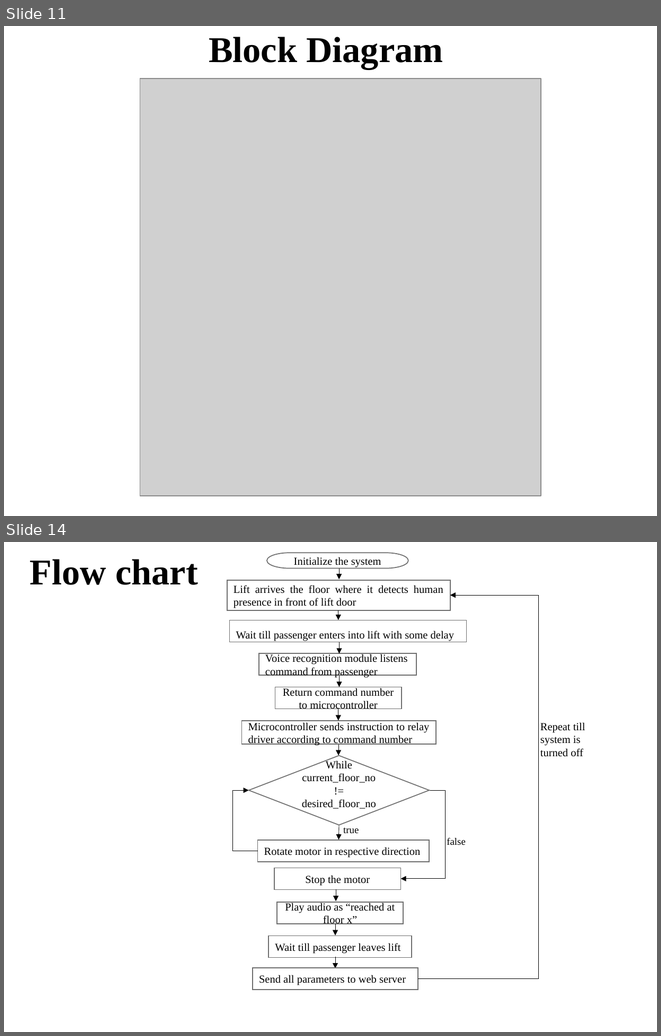
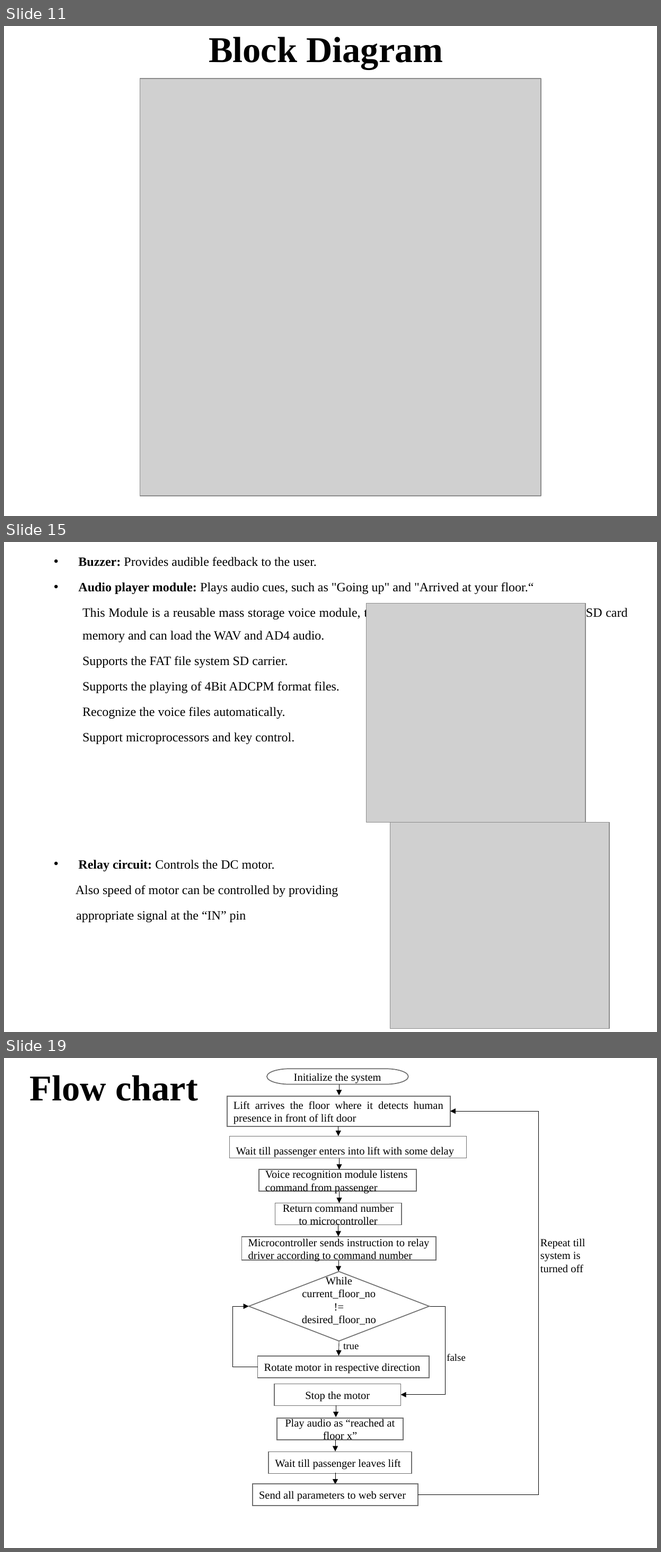
Before and after one commit to OnkarWaman/Voice-Operated-Lift, a slide deck: 5) Stage-I PPT/our ppt.pptx. Shown one above the other, each under a label of ours: slides 11 and 14 before the commit, slides 11, 15 and 19 after it; the slides between them are not shown. The pictures are 661x1036 and 661x1552 pixels, drawn with LibreOffice and Linux fonts; fonts in the diff are those of the drawing; grey boxes stand for pictures. Boxes give left, top, right and bottom in pixels: in the first picture for what was removed or moved away, otherwise in the second. Text is boxed around its words. In the diff, an @@ line names an element or a change of style, - is before the commit and + after.

```diff
--- a/5) Stage-I PPT/our ppt.pptx
+++ b/5) Stage-I PPT/our ppt.pptx
@@ slide 15 added at [4, 542, 657, 1032], background #FFFFFF @@
@@ text added at [76, 557, 627, 922], 14 pt, text #000000 @@
+• Buzzer: Provides audible feedback to the user.
+• Audio player module: Plays audio cues, such as "Going up" and "Arrived at your floor.“
+  This Module is a reusable mass storage voice module, that can plug a maximum capacity of 1GB SD card memory and can load the WAV and AD4 audio.
+  Supports the FAT file system SD carrier.
+  Supports the playing of 4Bit ADCPM format files.
+  Recognize the voice files automatically.
+  Support microprocessors and key control.
+• Relay circuit: Controls the DC motor.
+Also speed of motor can be controlled by providing
+appropriate signal at the “IN” pin
@@ picture added at [367, 603, 585, 822] @@
@@ picture added at [390, 822, 609, 1029] @@
@@ what was slide 14 is now slide 19 @@
```
Also in this commit, not shown: 13 slides changed, 4 other slides added.
